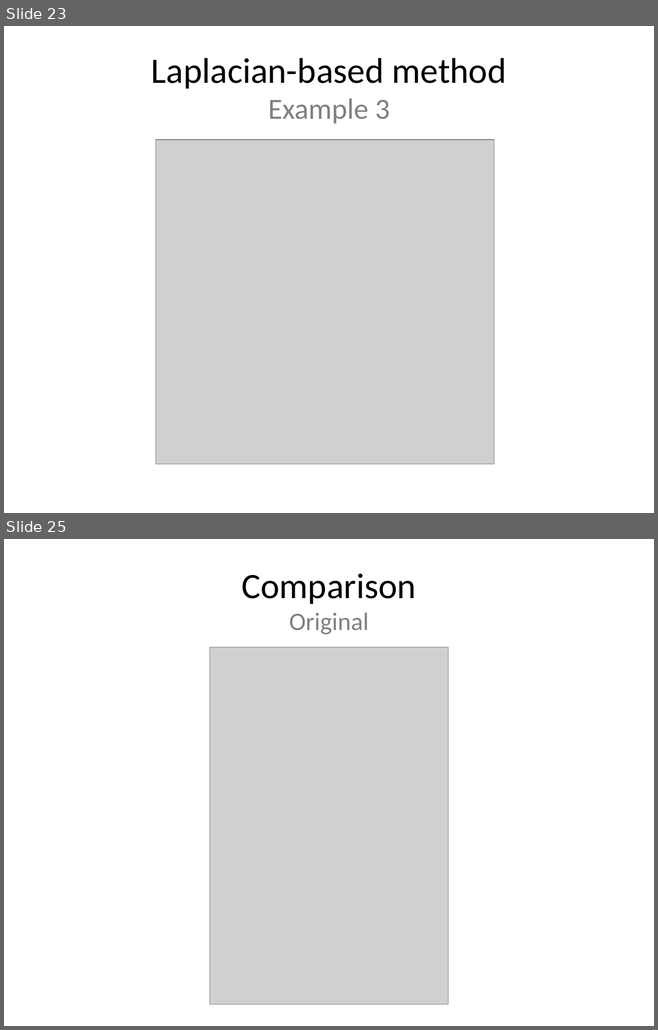
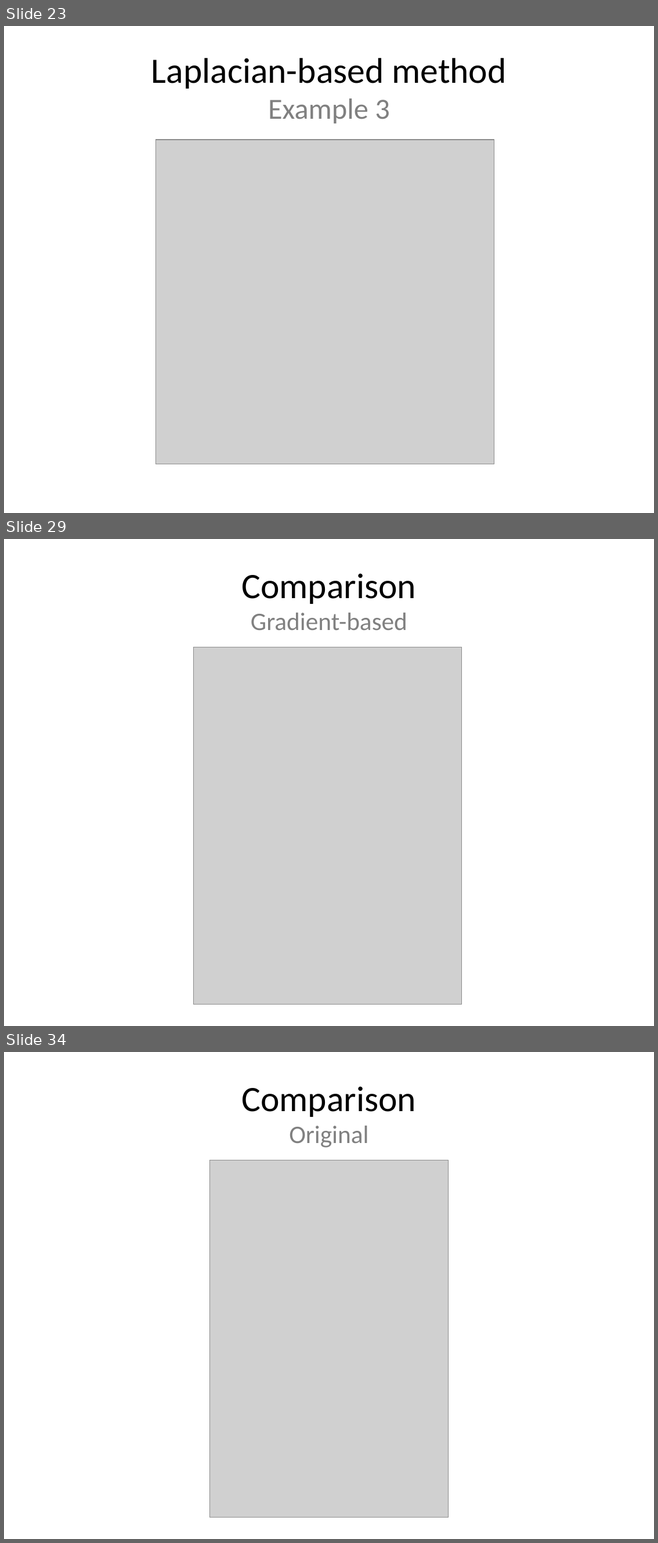
Before and after one commit to leoninnovate/6.344-Project, a slide deck: docs/presentation/presentation.pptx. Shown one above the other, each under a label of ours: slides 23 and 25 before the commit, slides 23, 29 and 34 after it; the slides between them are not shown. The pictures are 658x1030 and 658x1543 pixels, drawn with LibreOffice and Linux fonts; fonts in the diff are those of the drawing; grey boxes stand for pictures. Boxes give left, top, right and bottom in pixels: in the first picture for what was removed or moved away, otherwise in the second. Text is boxed around its words. In the diff, an @@ line names an element or a change of style, - is before the commit and + after.

```diff
--- a/docs/presentation/presentation.pptx
+++ b/docs/presentation/presentation.pptx
@@ slide 29 added at (x1=4, y1=539, x2=654, y2=1026), background #FFFFFF @@
@@ title added at (x1=242, y1=573, x2=416, y2=630), 27.9 pt, text #808080 @@
+Comparison
+Gradient-based
@@ picture added at (x1=194, y1=647, x2=461, y2=1005) @@
@@ what was slide 25 is now slide 34 @@
```
Also in this commit, not shown: 1 slide changed, 9 other slides added.
